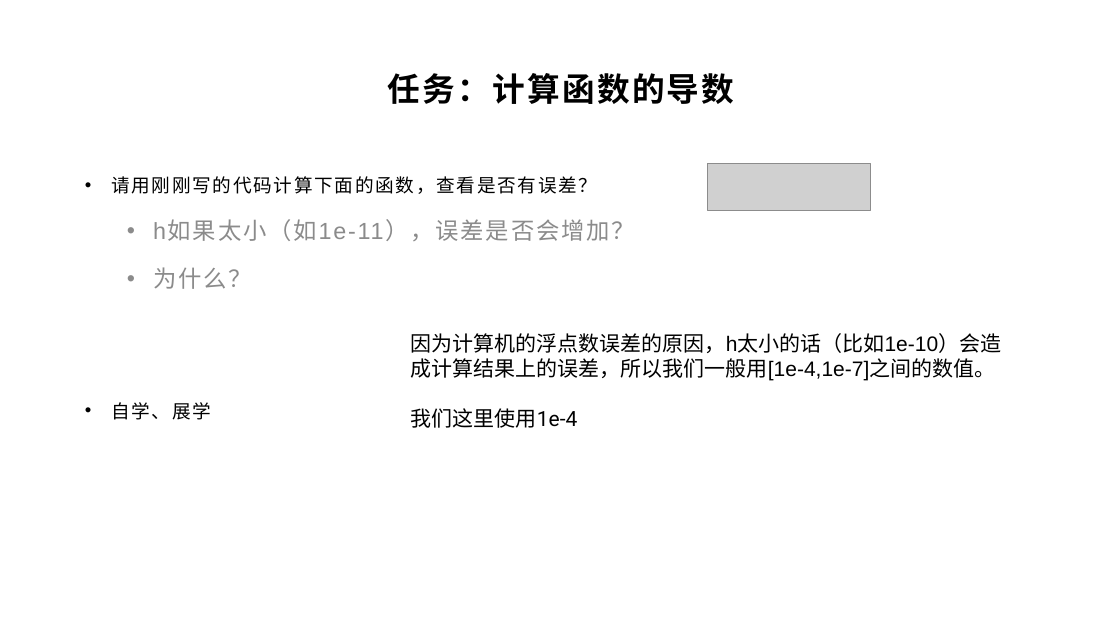
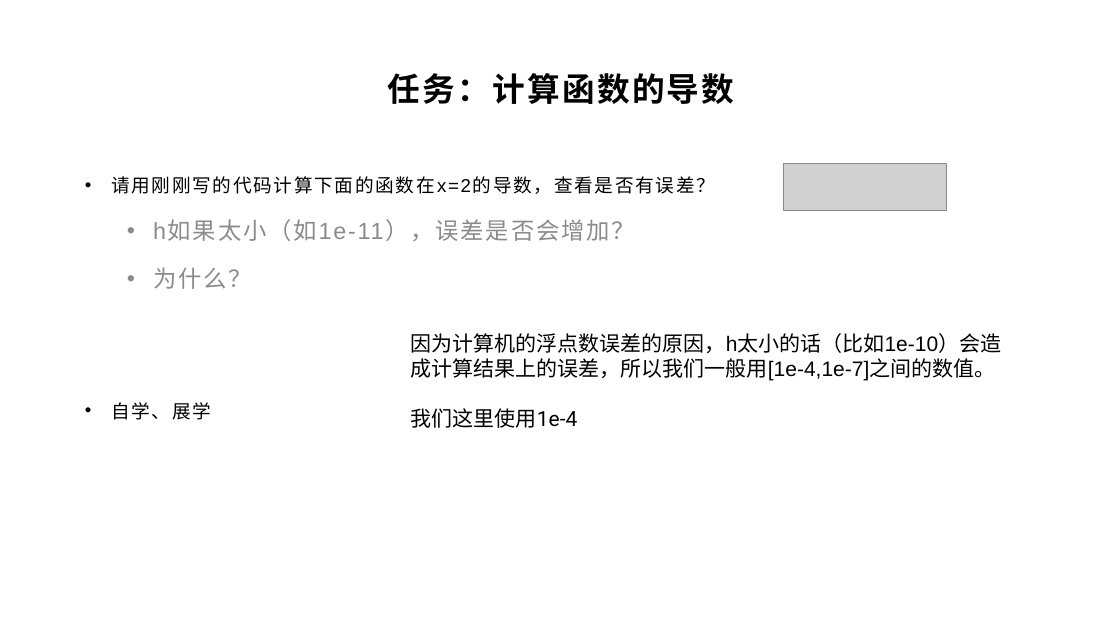
Before and after one commit to yyc-git/DeepLearningEdu, a slide deck: slide 9 of lessons/4_gradient_check/ppt/全连接层的梯度检查.pptx. Drawn at 1120x630 pixels with LibreOffice and Linux fonts; fonts in the diff are those of the drawing; grey boxes stand for pictures; background and template pictures are left out. Boxes give left, top, right and bottom in pixels: in the first picture for what was removed or moved away, otherwise in the second. Text is boxed around its words. In the diff, an @@ line names an element or a change of style, - is before the commit and + after.

```diff
--- a/lessons/4_gradient_check/ppt/全连接层的梯度检查.pptx
+++ b/lessons/4_gradient_check/ppt/全连接层的梯度检查.pptx
@@ text at <box>111,176,715,194</box>: text changed @@
-• 请用刚刚写的代码计算下面的函数，查看是否有误差？
+• 请用刚刚写的代码计算下面的函数在x=2的导数，查看是否有误差？
@@ picture: place and size @@
-picture at <box>707,164,870,211</box>
+picture at <box>783,164,946,211</box>
```
Also in this commit, not shown: 1 other slide changed, 1 other file.
